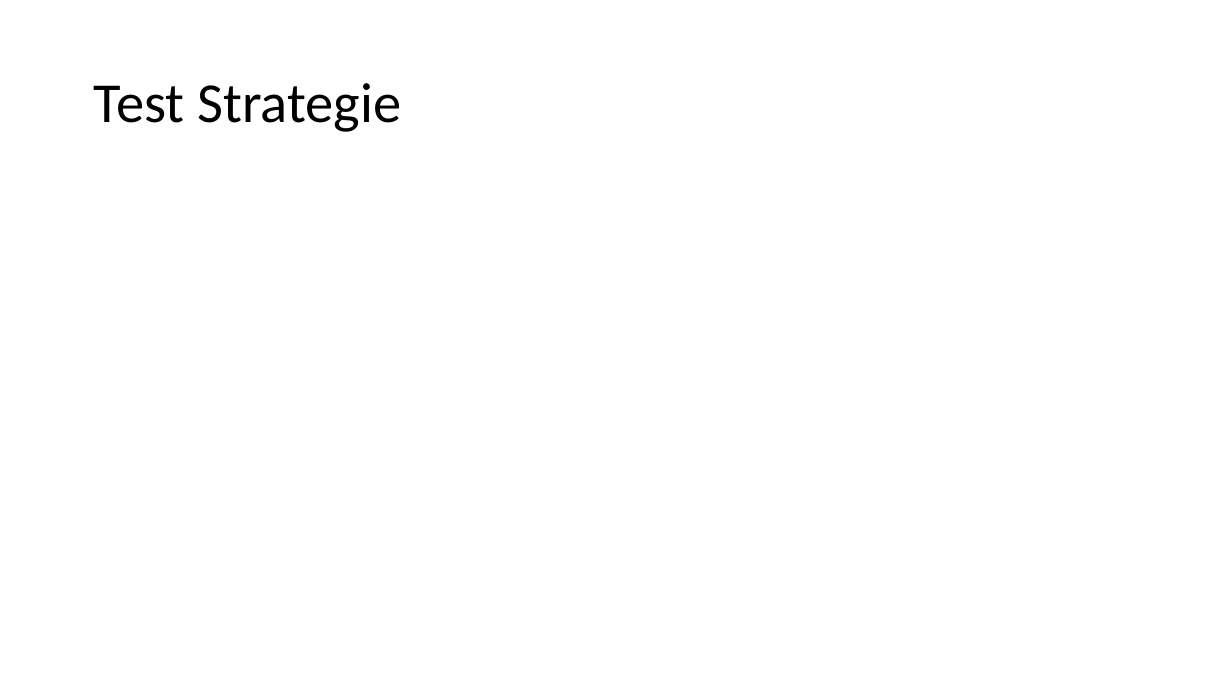
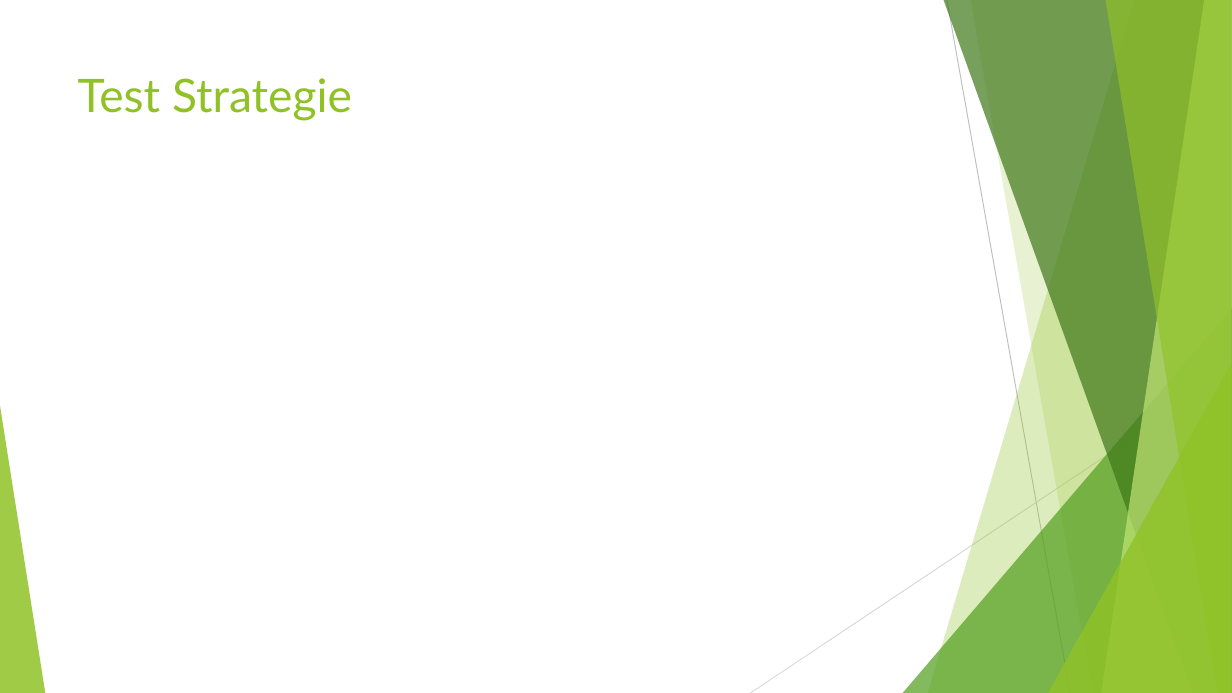
Before and after one commit to FlorianMein/LF6ChatBot, a slide deck: slide 14 of Chatbot LF6.odp (slide 4 before the commit). Drawn at 1232x693 pixels with LibreOffice and Linux fonts; fonts in the diff are those of the drawing. Boxes give left, top, right and bottom in pixels: in the first picture for what was removed or moved away, otherwise in the second. Text is boxed around its words. In the diff, an @@ line names an element or a change of style, - is before the commit and + after.

```diff
--- a/Chatbot LF6.odp
+++ b/Chatbot LF6.odp
@@ title "Test Strategie": place and size @@
-title "Test Strategie" at box(94, 83, 402, 132)
+title "Test Strategie" at box(78, 78, 352, 121)
@@ title "Test Strategie" at box(78, 78, 352, 121): size 44 to 36 pt, font Calibri to Lato, text colour #000000 to #90C226; line spacing 0.9 to 1; vertical alignment middle to top @@
@@ group added at box(0, 0, 1232, 693): 8 freeform shapes, 2 lines @@
```
Also in this commit, not shown: 3 other slides changed, 12 slides added, 1 slide removed.
